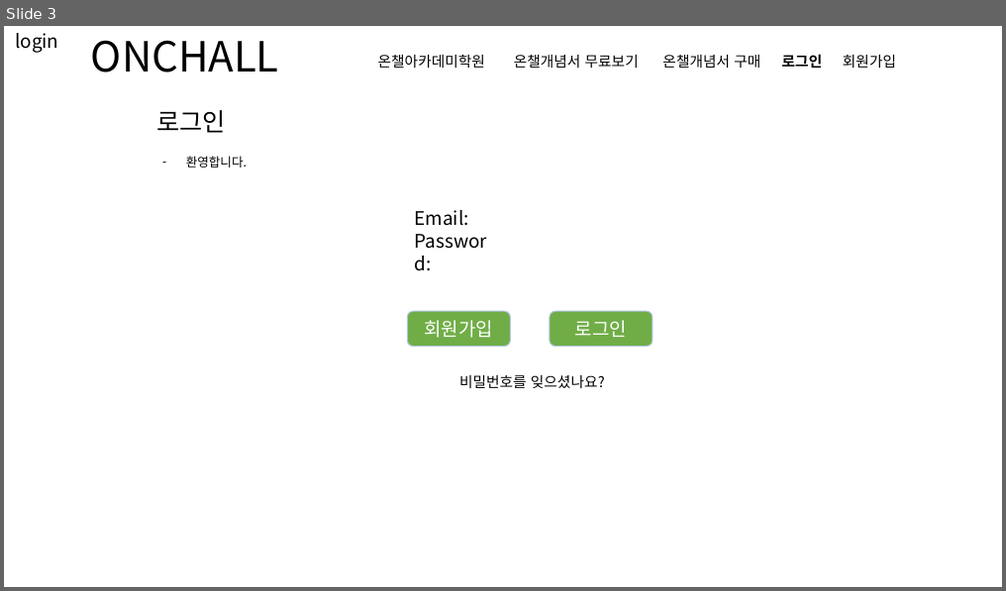
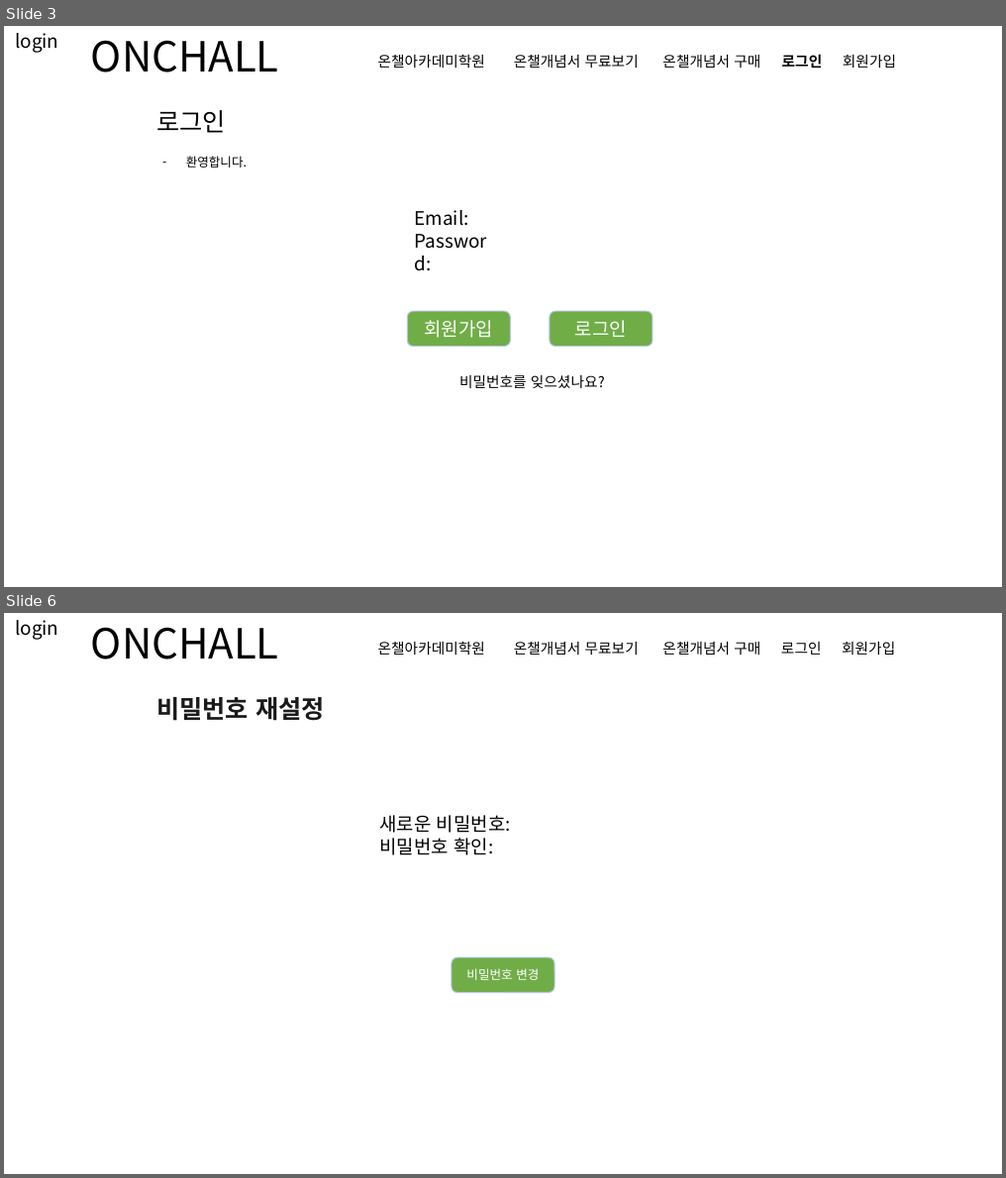
Before and after one commit to redcarrot1/Toyproject4, a slide deck: 프론트 디자인.pptx. Shown one above the other, each under a label of ours: slide 3 before the commit, slides 3 and 6 after it; the slides between them are not shown. The pictures are 1006x591 and 1006x1178 pixels, drawn with LibreOffice and Linux fonts; fonts in the diff are those of the drawing. Boxes give left, top, right and bottom in pixels: in the first picture for what was removed or moved away, otherwise in the second. Text is boxed around its words. In the diff, an @@ line names an element or a change of style, - is before the commit and + after.

```diff
--- a/프론트 디자인.pptx
+++ b/프론트 디자인.pptx
@@ slide 6 added at <box>4,613,1002,1174</box>, background #FFFFFF @@
@@ text added at <box>15,620,58,640</box>, 18 pt, text #000000 @@
+login
@@ text added at <box>91,627,279,660</box>, 40 pt, text #000000 @@
+ONCHALL
@@ text added at <box>378,641,895,655</box>, 14 pt, text #000000 @@
+온챌아카데미학원 온챌개념서 무료보기 온챌개념서 구매 로그인 회원가입
@@ text added at <box>156,697,325,721</box>, 24 pt, text #1A1A1A, bold @@
+비밀번호 재설정
@@ text added at <box>379,815,511,856</box>, 18 pt, text #000000 @@
+새로운 비밀번호:
+비밀번호 확인:
@@ rounded rectangle added at <box>451,959,555,993</box>, fill #70AD47, outline #B4C7E7 1 pt, 12 pt, text #FFFFFF @@
+비밀번호 변경
```
Also in this commit, not shown: 6 slides changed, 4 other slides added, 17 other files.
